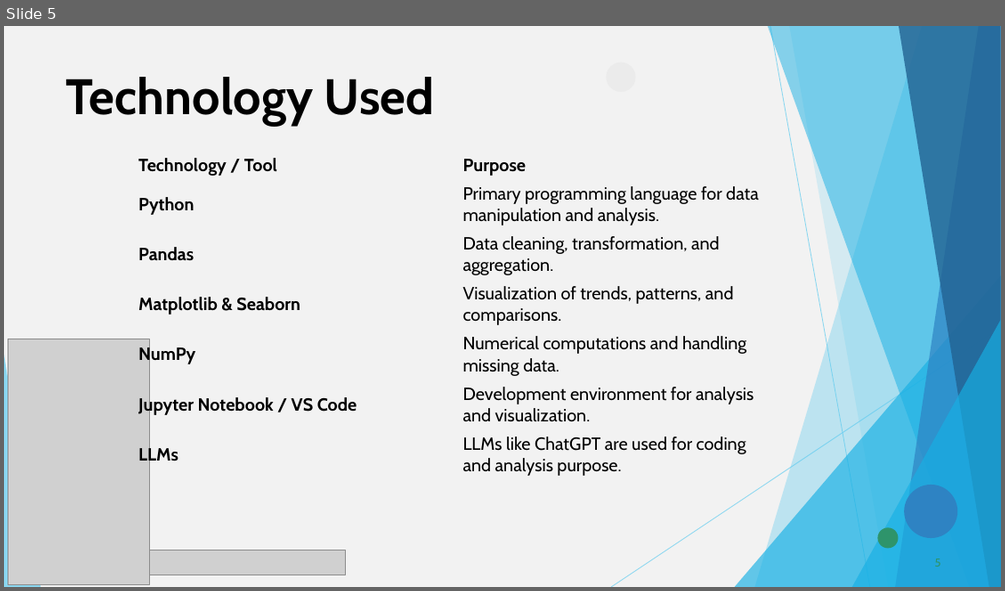
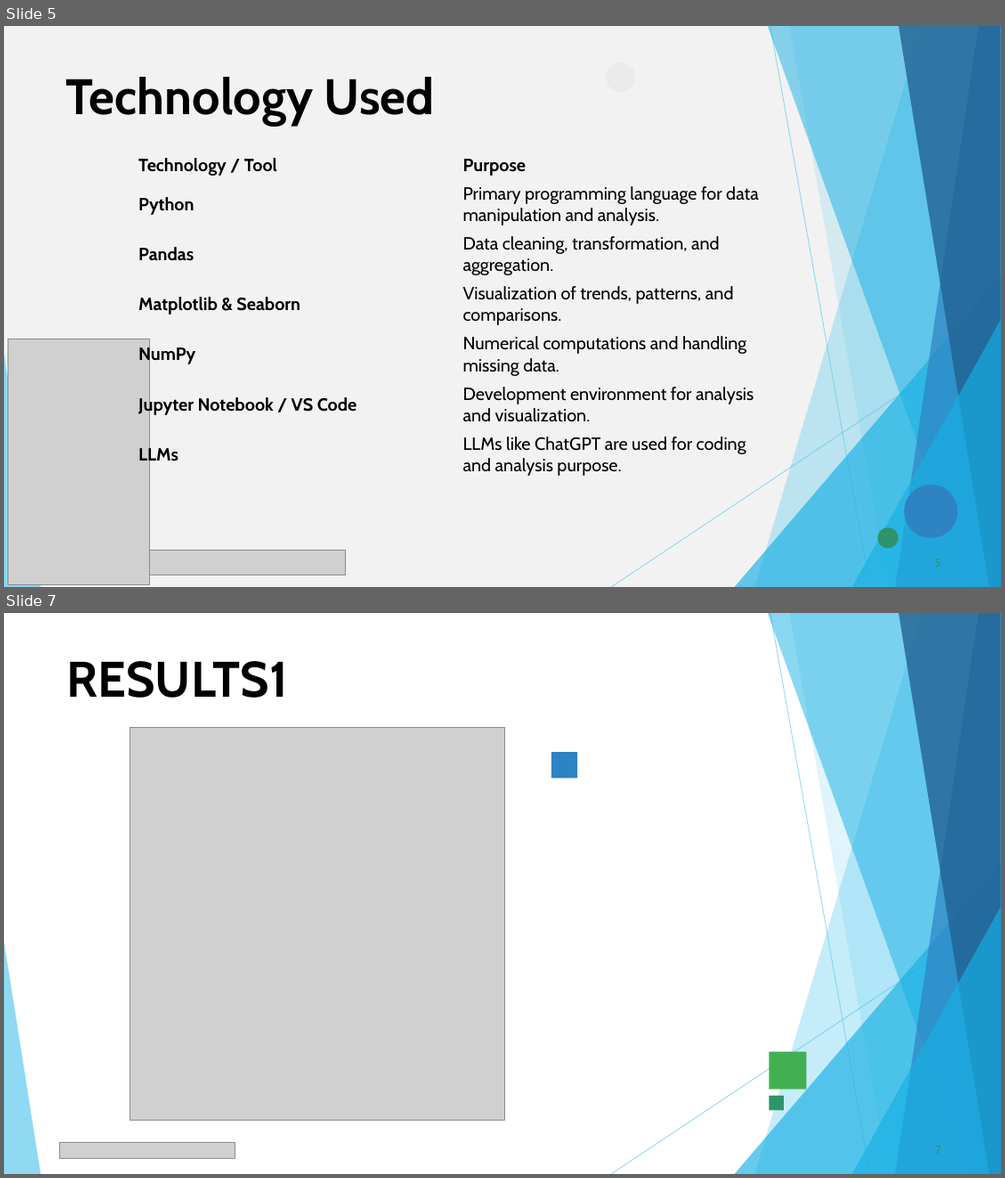
Before and after one commit to 1905Pras/VOIS_AICTE_Oct2025_MajorProject_Prasanth-M, a slide deck: Prasanth M_Netflix Data Analysis Project PPT.pptx. Shown one above the other, each under a label of ours: slide 5 before the commit, slides 5 and 7 after it; the slides between them are not shown. The pictures are 1005x591 and 1005x1178 pixels, drawn with LibreOffice and Linux fonts; fonts in the diff are those of the drawing; grey boxes stand for pictures. Boxes give left, top, right and bottom in pixels: in the first picture for what was removed or moved away, otherwise in the second. Text is boxed around its words. In the diff, an @@ line names an element or a change of style, - is before the commit and + after.

```diff
--- a/Prasanth M_Netflix Data Analysis Project PPT.pptx
+++ b/Prasanth M_Netflix Data Analysis Project PPT.pptx
@@ slide 7 added at bbox=[4, 613, 1001, 1174], background #FFFFFF; not listed: 11 template elements that a slide beside it also shows @@
@@ title added at bbox=[67, 661, 288, 698], 48 pt, text #000000, bold @@
+RESULTS1
@@ picture added at bbox=[129, 728, 504, 1120] @@
@@ rectangle added at bbox=[551, 752, 577, 779], fill #2E83C3 @@
@@ rectangle added at bbox=[769, 1052, 807, 1089], fill #42B051 @@
@@ rectangle added at bbox=[769, 1095, 784, 1111], fill #2E946B @@
@@ picture added at bbox=[59, 1143, 235, 1159] @@
```
Also in this commit, not shown: 4 slides changed, 3 other slides added, 3 slides removed.
